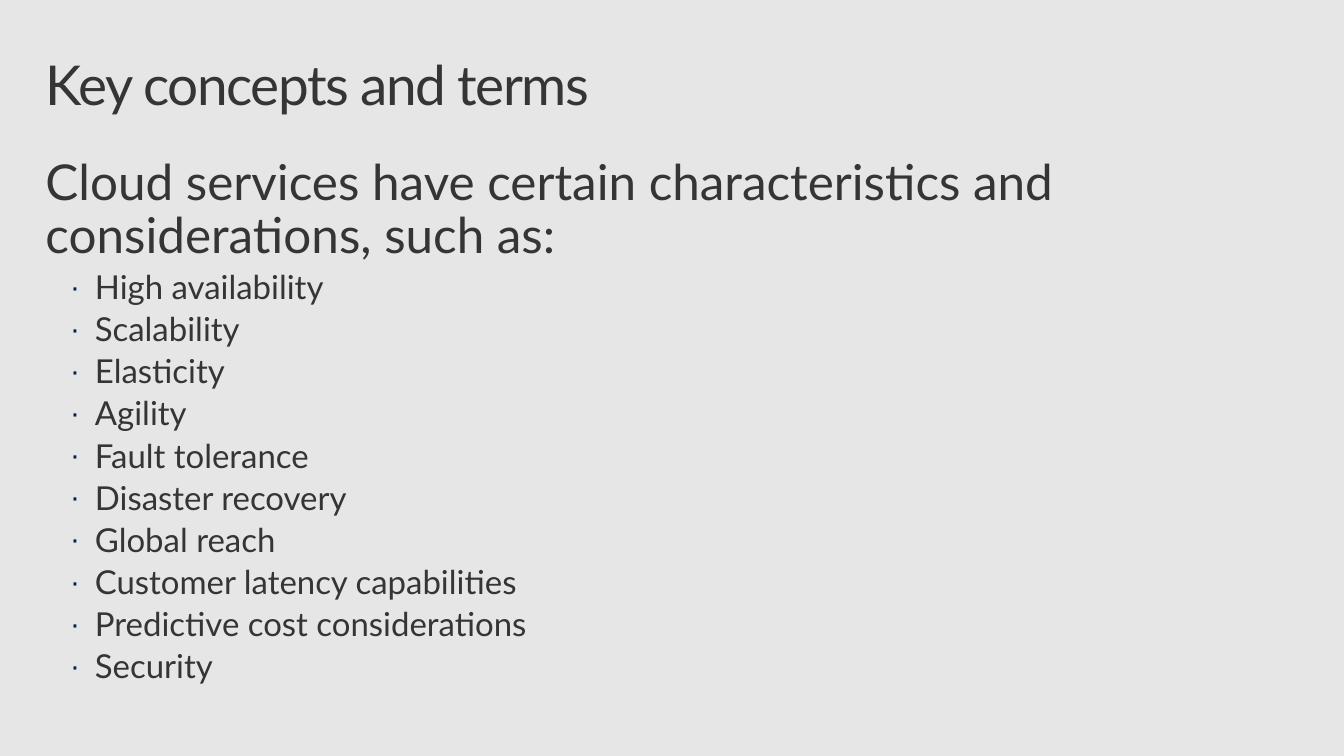
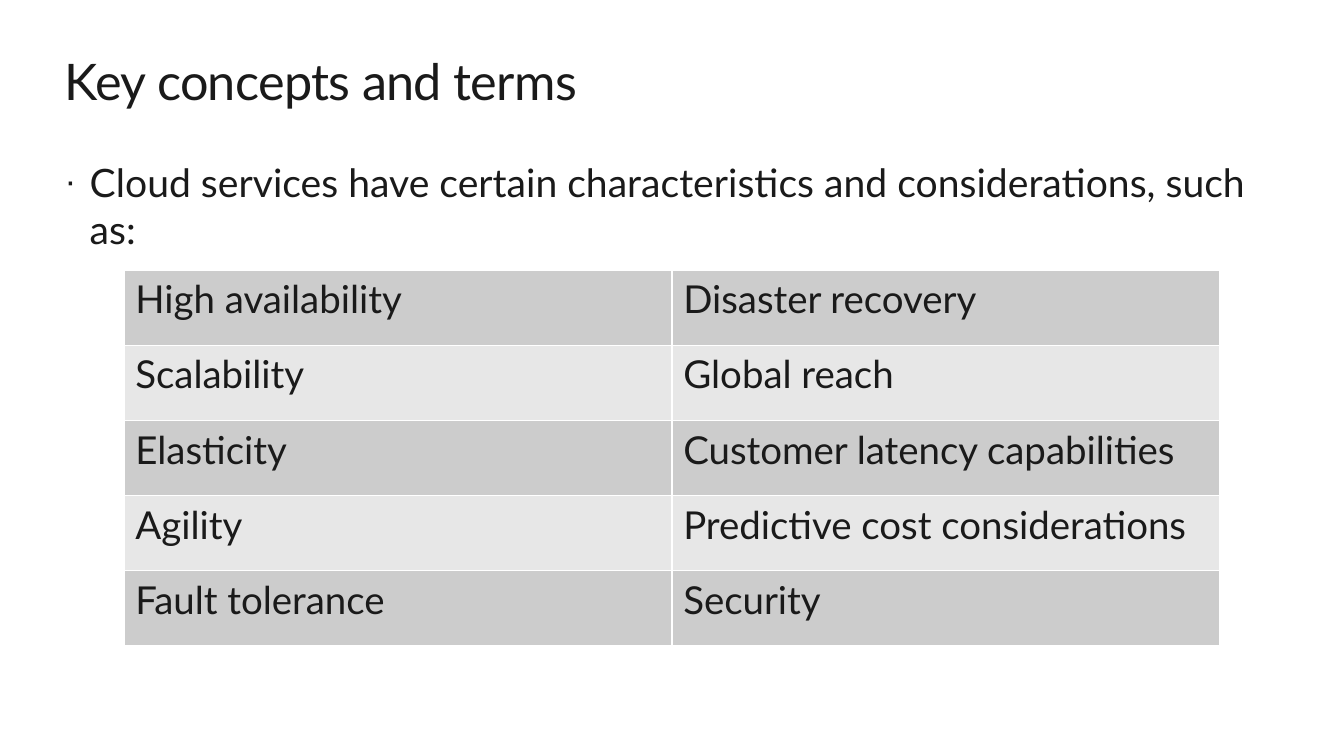
Before and after one commit to CSA-OCP-GER/azure-fundamentals-v2, a slide deck: slide 6 of 1_cloudconcepts/1_cloudconcept.pptx (slide 7 before the commit). Drawn at 1344x756 pixels with LibreOffice and Linux fonts; fonts in the diff are those of the drawing; background and template pictures are left out. Boxes give left, top, right and bottom in pixels: in the first picture for what was removed or moved away, otherwise in the second. Text is boxed around its words. In the diff, an @@ line names an element or a change of style, - is before the commit and + after.

```diff
--- a/1_cloudconcepts/1_cloudconcept.pptx
+++ b/1_cloudconcepts/1_cloudconcept.pptx
@@ background #E6E6E6 to #FFFFFF @@
@@ title "Key concepts and terms": place and size @@
-title "Key concepts and terms" at bbox=[45, 64, 589, 115]
+title "Key concepts and terms" at bbox=[65, 63, 577, 109]
@@ title "Key concepts and terms" at bbox=[65, 63, 577, 109]: size 40 to 36.7 pt, text colour #353535 to #1A1A1A, letter spacing -1 to -0.5 pt; line spacing 0.9 to 1 @@
@@ text removed at bbox=[45, 163, 1053, 684] @@
-Cloud services have certain characteristics and considerations, such as:
-  · High availability
-  · Scalability
-  · Elasticity
-  · Agility
-  · Fault tolerance
-  · Disaster recovery
-  · Global reach
-  · Customer latency capabilities
-  · Predictive cost considerations
-  · Security
@@ text added at bbox=[90, 168, 1245, 245], 28.6 pt, text #1A1A1A @@
+· Cloud services have certain characteristics and considerations, such as:
@@ table added at bbox=[125, 270, 1219, 645], 5 rows, 2 columns @@
+High availability | Disaster recovery
+Scalability | Global reach
+Elasticity | Customer latency capabilities
+Agility | Predictive cost considerations
+Fault tolerance | Security
```
Also in this commit, not shown: 8 other slides changed, 1 slide added, 2 slides removed, 1 other file.
